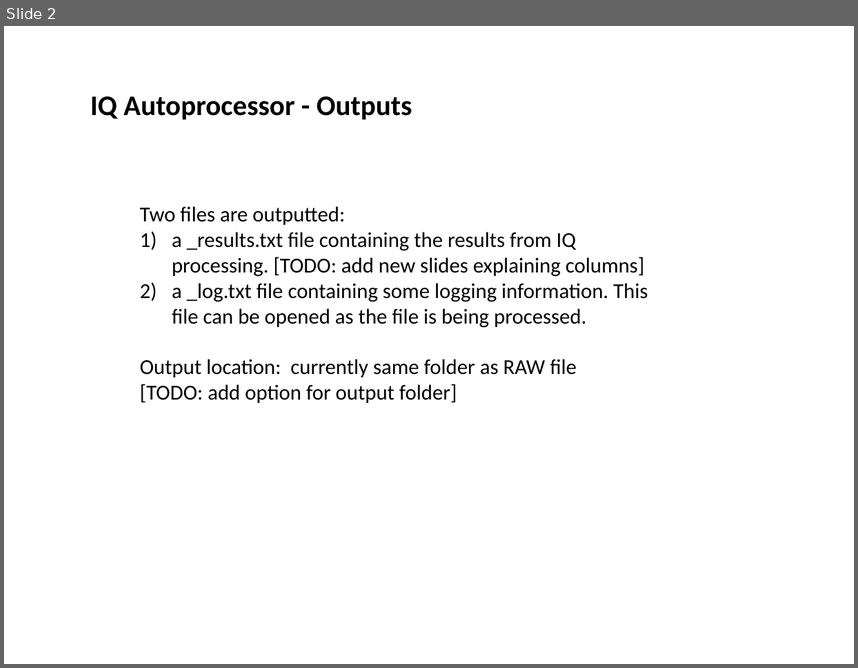
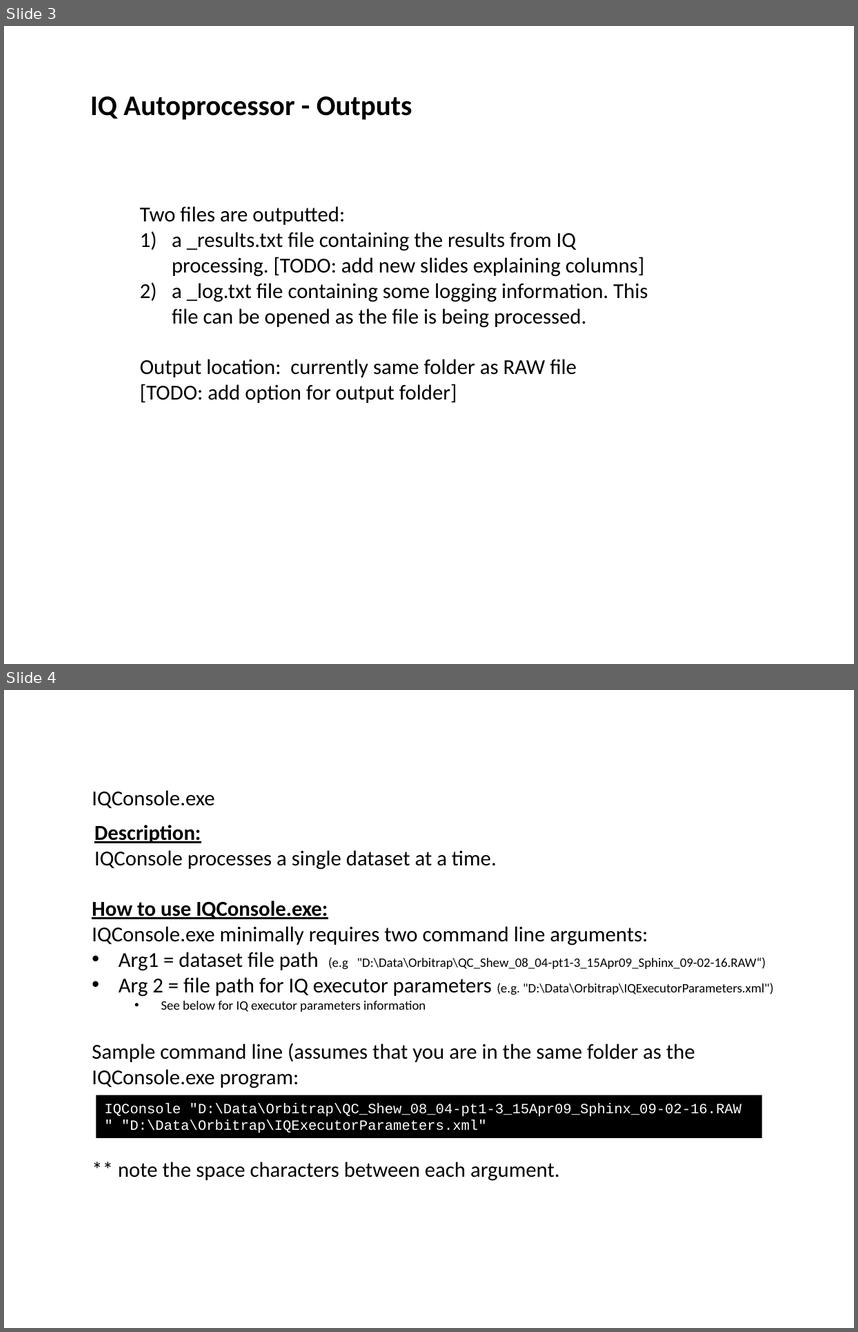
Before and after one commit to PNNL-Comp-Mass-Spec/DeconTools, a slide deck: Documents/IQ software instructions.pptx. Shown one above the other, each under a label of ours: slide 2 before the commit, slides 3 and 4 after it. The pictures are 858x668 and 858x1332 pixels, drawn with LibreOffice and Linux fonts; fonts in the diff are those of the drawing. Boxes give left, top, right and bottom in pixels: in the first picture for what was removed or moved away, otherwise in the second. Text is boxed around its words. In the diff, an @@ line names an element or a change of style, - is before the commit and + after.

```diff
--- a/Documents/IQ software instructions.pptx
+++ b/Documents/IQ software instructions.pptx
@@ slide 4 added at (4,690,854,1328), background #FFFFFF @@
@@ text added at (92,790,214,808), 18 pt, text #000000 @@
+IQConsole.exe
@@ text added at (94,825,497,869), 18 pt, text #000000 @@
+Description:
+IQConsole processes a single dataset at a time.
@@ text added at (92,900,773,1088), 18 pt, text #000000 @@
+How to use IQConsole.exe:
+IQConsole.exe minimally requires two command line arguments:
+• Arg1 = dataset file path (e.g "D:\Data\Orbitrap\QC_Shew_08_04-pt1-3_15Apr09_Sphinx_09-02-16.RAW“)
+• Arg 2 = file path for IQ executor parameters (e.g. "D:\Data\Orbitrap\IQExecutorParameters.xml")
+  • See below for IQ executor parameters information
+Sample command line (assumes that you are in the same folder as the IQConsole.exe program:
@@ rectangle added at (96,1094,762,1137), fill #000000, 12 pt, text #FFFFFF @@
+IQConsole "D:\Data\Orbitrap\QC_Shew_08_04-pt1-3_15Apr09_Sphinx_09-02-16.RAW " "D:\Data\Orbitrap\IQExecutorParameters.xml"
@@ text added at (118,1161,560,1181), 18 pt, text #000000 @@
+** note the space characters between each argument.
@@ what was slide 2 is now slide 3 @@
```
Also in this commit, not shown: 1 slide changed, 3 other slides added, 57 other files.
